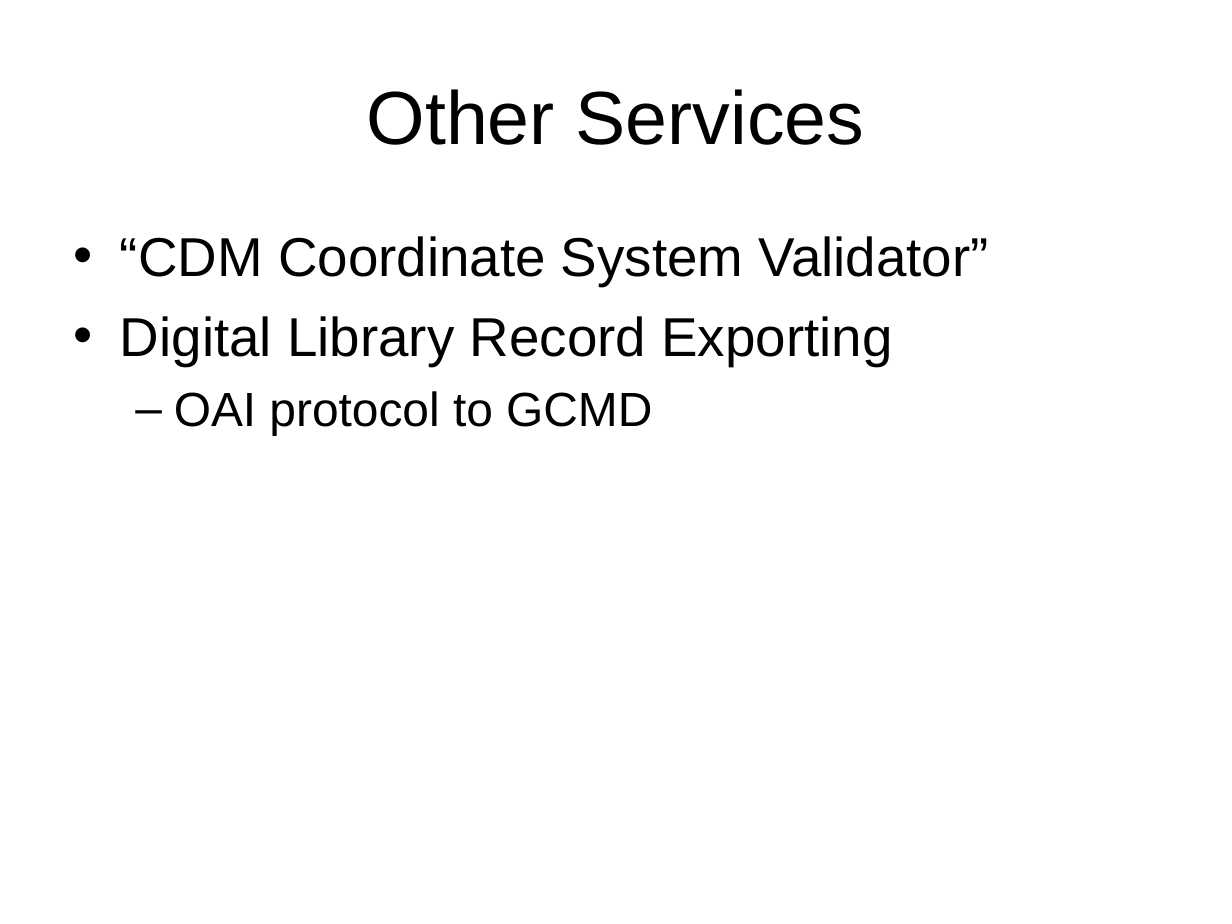
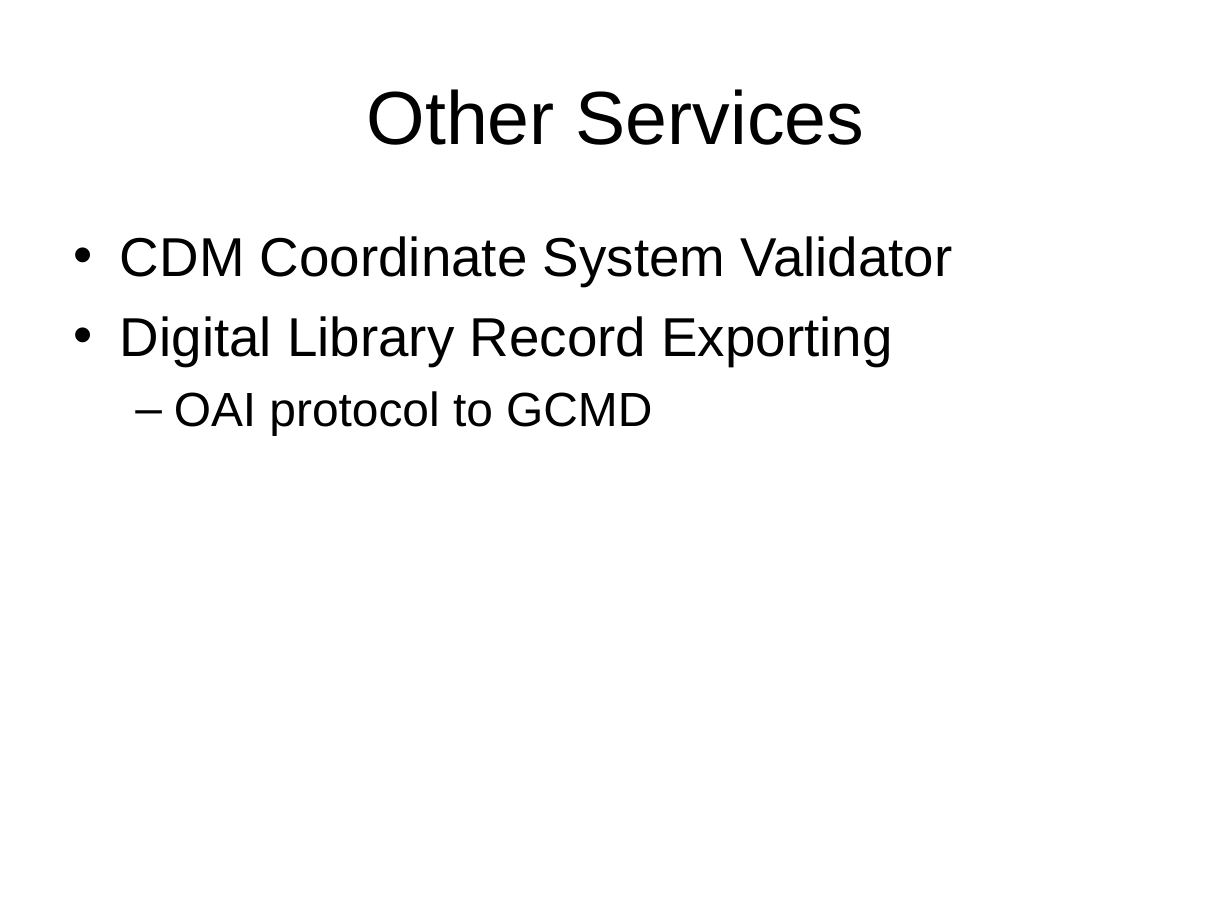
Before and after one commit to ooici-eoi/THREDDS, a slide deck: slide 19 of docs/web/thredds/tech/tutorial/TDSOverview.ppt (slide 17 before the commit). Drawn at 1232x924 pixels with LibreOffice and Linux fonts; fonts in the diff are those of the drawing; background and template pictures are left out. Boxes give left, top, right and bottom in pixels: in the first picture for what was removed or moved away, otherwise in the second. Text is boxed around its words. In the diff, an @@ line names an element or a change of style, - is before the commit and + after.

```diff
--- a/docs/web/thredds/tech/tutorial/TDSOverview.ppt
+++ b/docs/web/thredds/tech/tutorial/TDSOverview.ppt
@@ text at (x1=120, y1=236, x2=952, y2=286): text changed @@
-• “CDM Coordinate System Validator”
+• CDM Coordinate System Validator
```
Also in this commit, not shown: 8 other slides changed, 6 slides added, 8 other files.
